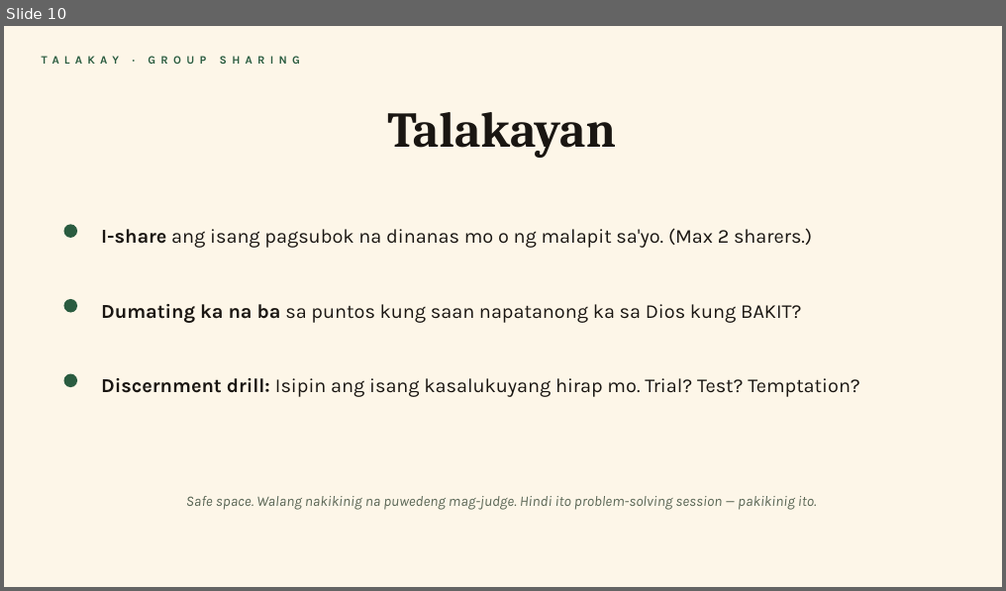
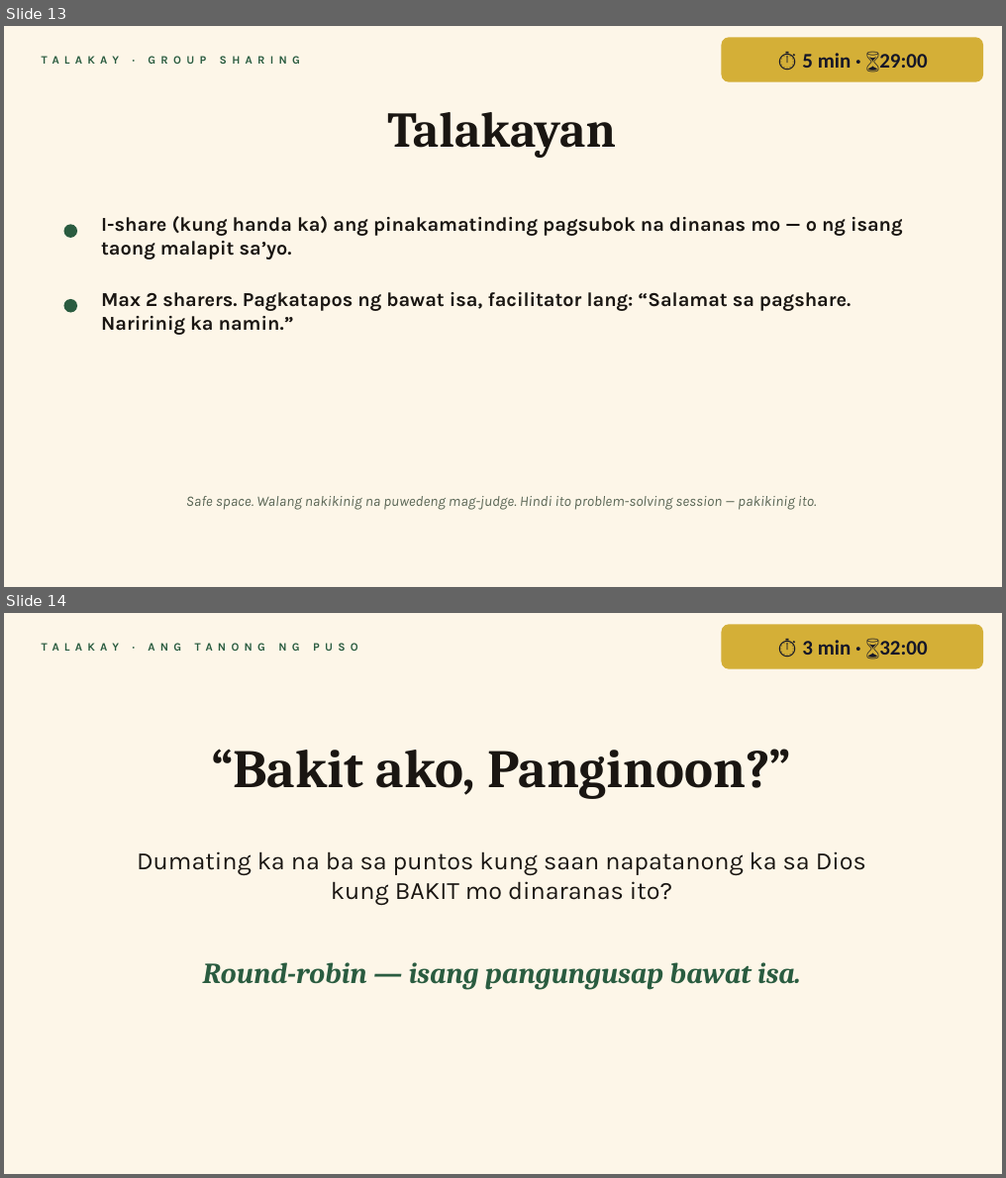
Before and after one commit to gejable1/multiply, a slide deck: lessons/btli101_xrw5fg/btli1_l5_slides.pptx. Shown one above the other, each under a label of ours: slide 10 before the commit, slides 13 and 14 after it. The pictures are 1006x591 and 1006x1178 pixels, drawn with LibreOffice and Linux fonts; fonts in the diff are those of the drawing. Boxes give left, top, right and bottom in pixels: in the first picture for what was removed or moved away, otherwise in the second. Text is boxed around its words. In the diff, an @@ line names an element or a change of style, - is before the commit and + after.

```diff
--- a/lessons/btli101_xrw5fg/btli1_l5_slides.pptx
+++ b/lessons/btli101_xrw5fg/btli1_l5_slides.pptx
@@ slide 14 added at box(4, 613, 1002, 1174), background #FDF6E8 @@
@@ text added at box(34, 636, 483, 658), 11 pt, text #2A5C40, bold @@
+TALAKAY · ANG TANONG NG PUSO
@@ rounded rectangle added at box(721, 624, 983, 669), fill #D4AF37, 20 pt, text #141628, bold @@
+⏱ 3 min · ⌛32:00
@@ text added at box(212, 749, 791, 799), 52 pt, text #1A1612, bold @@
+“Bakit ako, Panginoon?”
@@ text added at box(137, 852, 866, 905), 24 pt, text #1A1612 @@
+Dumating ka na ba sa puntos kung saan napatanong ka sa Dios kung BAKIT mo dinaranas ito?
@@ text added at box(203, 962, 801, 990), 28 pt, text #2A5C40, bold, italic @@
+Round-robin — isang pangungusap bawat isa.
@@ what was slide 10 is now slide 13 @@
@@ slide 13 changed as well @@
@@ rounded rectangle added at box(721, 37, 983, 82), fill #D4AF37, 20 pt, text #141628, bold @@
+⏱ 5 min · ⌛29:00
@@ text at box(101, 216, 903, 260): text changed; bold on @@
-I-share ang isang pagsubok na dinanas mo o ng malapit sa'yo. (Max 2 sharers.)
+I-share (kung handa ka) ang pinakamatinding pagsubok na dinanas mo — o ng isang taong malapit sa’yo.
@@ text at box(101, 292, 851, 335): text changed; bold on @@
-Dumating ka na ba sa puntos kung saan napatanong ka sa Dios kung BAKIT?
+Max 2 sharers. Pagkatapos ng bawat isa, facilitator lang: “Salamat sa pagshare. Naririnig ka namin.”
@@ ellipse removed at box(63, 374, 77, 387) @@
@@ text removed at box(101, 378, 860, 397) @@
-Discernment drill: Isipin ang isang kasalukuyang hirap mo. Trial? Test? Temptation?
```
Also in this commit, not shown: 15 other slides changed, 5 other slides added.
